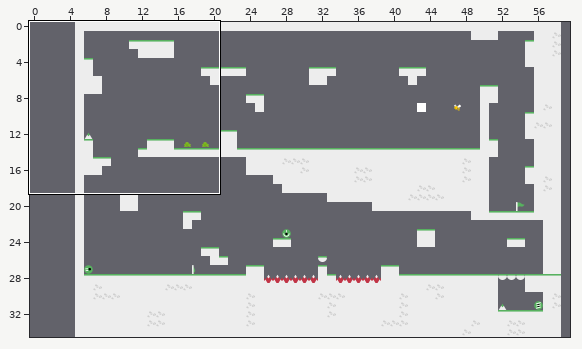
One commit to this Tiled map (JSON): cricket/assets/maps/level5.json. The first picture is a wide view before the edit; the outline marks the close-up.
Close-up. Before the commit:
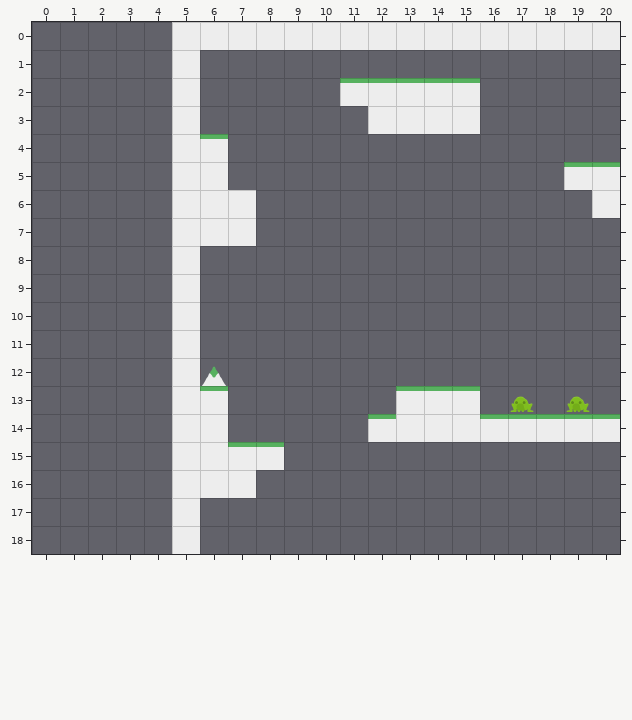
Cells are 64x64 px. Shown: x 0..20, y 0..18. The commit also changed other parts of the map, which this record leaves out. The old version is drawn lined up with the new one.
After:
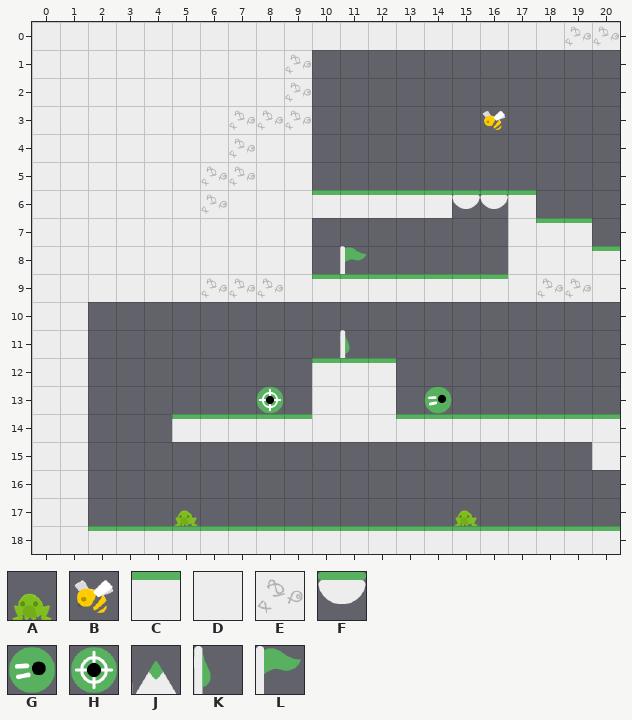
Key: from "enemyTileset": A 0, B 3; from "tileset": C 1, D 2, E 3, F 4, G 6, H 8, J 11, K 15, L 17.
_ is an empty cell.
Objects are placed by their top-left corner, in cells (3,4 is the top-left corner of cell 3,4); size is 1x1 cell unless given.
What changed:
map size 54x35 -> 60x35 cells (old content now starts at 5,0; both pictures use the new coordinates)
Layer "Tile Layer 1":
The author changed tile D to tile C in row 14 at x 5 to 6 and 13 to 15; in row 18 at x 5.
Tile C now appears in row 6 at x 10 to 14 and 17; in row 7 at x 18 to 19; in row 8 at x 20; in row 9 at x 10 to 16; in row 12 at x 10 to 12; in row 14 at x 7 to 9.
Tile C now appears in row 18 at x 2 to 4 and 6 to 20.
The author changed tile C to tile D in row 4 at x 6; in row 14 at x 12.
Tile D now appears in row 0 at x 0 to 4; in rows 1 to 2 at x 0 to 4 and 6 to 8; in row 3 at x 0 to 4 and 6; in rows 4 to 6 at x 0 to 4 and 8 to 9; in row 7 at x 0 to 4, 8 to 9 and 17; in row 8 at x 0 to 4, 6 to 9 and 17 to 19.
Tile D now appears in row 9 at x 0 to 4, 9, 17 and 20; in rows 10 to 12 at x 0 to 1; in row 13 at x 0 to 1 and 10 to 12; in row 14 at x 0 to 1 and 10 to 11; in row 15 at x 0 to 1 and 20; in rows 16 to 18 at x 0 to 1.
The author changed tile D to tile E in row 0 at x 19 to 20; in rows 5 to 6 at x 6.
Tile E now appears in rows 1 to 2 at x 9; in row 3 at x 7 to 9; in rows 4 to 5 at x 7; in row 9 at x 6 to 8 and 18 to 19.
Tile C is gone in row 2 at x 11 to 15; in row 5 at x 19 to 20; in row 13 at x 6 and 13 to 15; in row 15 at x 7 to 8.
Tile D is gone in row 3 at x 12 to 15; in row 6 at x 20; in rows 10 to 13 at x 5; in row 15 at x 5 to 6; in row 16 at x 5 to 7; in row 17 at x 5.
Layer "spawn":
A new object: K "spawn" at 11,11.
Layer "goal":
A new object: L "goal" at 11,8.
Layer "lethalBlocks":
Object J "spike" at 6,12 is removed.
Layer "supers":
A new object: H "shoot" at 8,13.
A new object: G "longJump" at 14,13.
Layer "breakable":
A new object: F "breakable" at 15,6.
A new object: F "breakable" at 16,6.
Layer "enemies":
A new object: B "bee" at 16,3.
A new object: A "frog" at 5,17.
A new object: A "frog" at 15,17.
Object A "frog" at 17,12.9 is removed.
Object A "frog" at 19,12.9 is removed.
